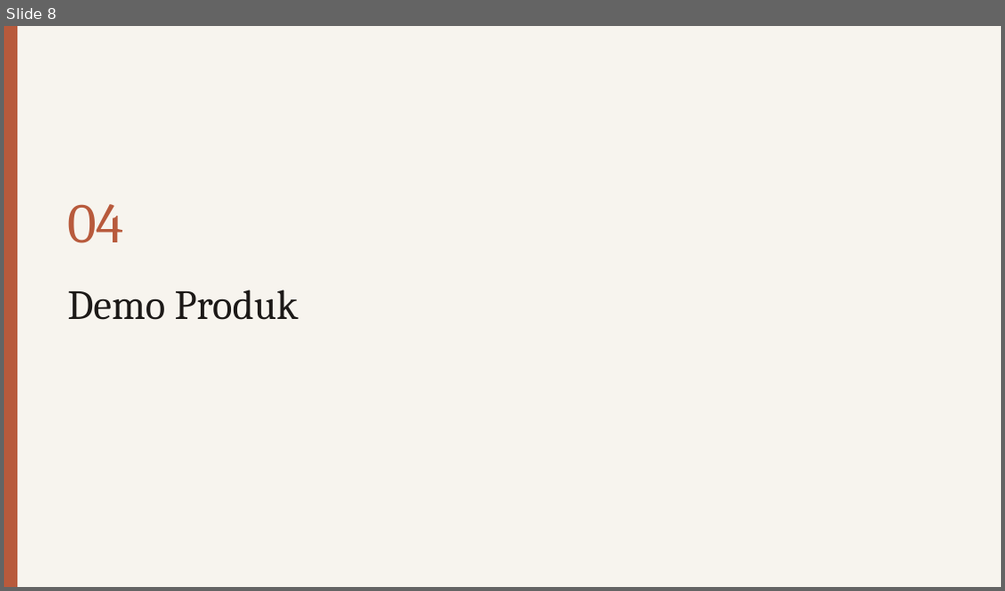
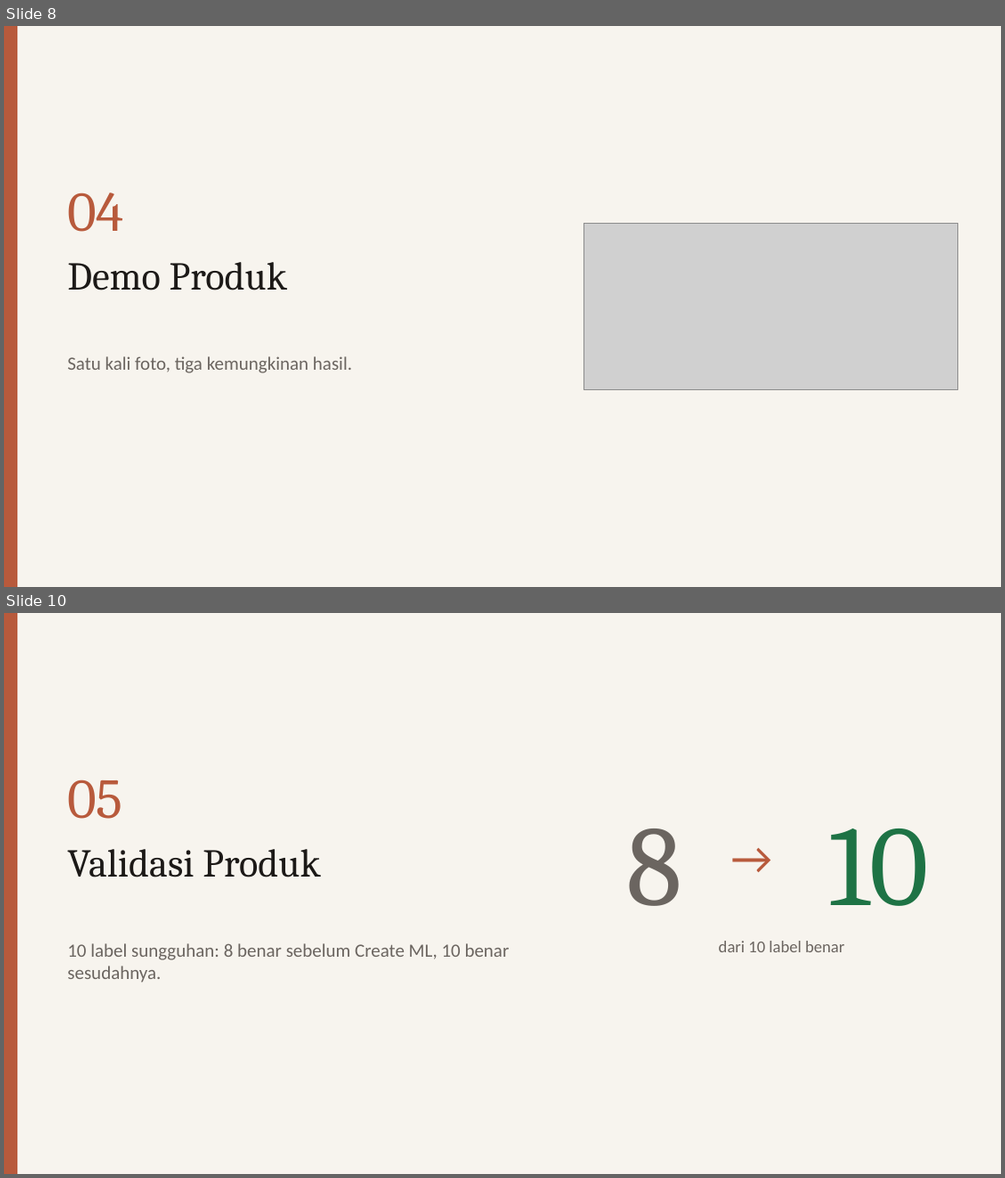
Before and after one commit to dendyramdhan/PantangMakan, a slide deck: presentasi/PantangMakan.pptx. Shown one above the other, each under a label of ours: slide 8 before the commit, slides 8 and 10 after it; the slides between them are not shown. The pictures are 1005x591 and 1005x1178 pixels, drawn with LibreOffice and Linux fonts; fonts in the diff are those of the drawing; grey boxes stand for pictures. Boxes give left, top, right and bottom in pixels: in the first picture for what was removed or moved away, otherwise in the second. Text is boxed around its words. In the diff, an @@ line names an element or a change of style, - is before the commit and + after.

Commit message:
Deck dirombak (visual, validasi 8→10, rencana uji kamera), README/BRIEF/naskah sesuai alur baru

```diff
--- a/presentasi/PantangMakan.pptx
+++ b/presentasi/PantangMakan.pptx
@@ slide 10 added at bbox=[4, 613, 1001, 1174], background #F7F4EE @@
@@ rectangle added at bbox=[4, 613, 17, 1174], fill #B85A3C @@
@@ text added at bbox=[67, 779, 122, 819], 54 pt, text #B85A3C @@
+05
@@ text added at bbox=[714, 819, 789, 893], 44 pt, text #B85A3C @@
+→
@@ text added at bbox=[67, 849, 320, 877], 38 pt, text #1C1917 @@
+Validasi Produk
@@ text added at bbox=[627, 828, 682, 906], 110 pt, text #6B6560 @@
+8
@@ text added at bbox=[828, 828, 929, 906], 110 pt, text #1E7345 @@
+10
@@ text added at bbox=[67, 943, 510, 982], 18 pt, text #6B6560 @@
+10 label sungguhan: 8 benar sebelum Create ML, 10 benar sesudahnya.
@@ text added at bbox=[719, 941, 844, 952], 16 pt, text #6B6560 @@
+dari 10 label benar
@@ slide 8 changed as well @@
@@ text "04": place and size @@
-text "04" at bbox=[67, 204, 124, 243]
+text "04" at bbox=[67, 192, 124, 232]
@@ picture added at bbox=[583, 224, 957, 389] @@
@@ text "Demo Produk": place and size @@
-text "Demo Produk" at bbox=[67, 289, 299, 320]
+text "Demo Produk" at bbox=[67, 262, 287, 290]
@@ text "Demo Produk" at bbox=[67, 262, 287, 290]: size 40 to 38 pt; vertical alignment middle to top @@
@@ text added at bbox=[67, 356, 352, 373], 18 pt, text #6B6560 @@
+Satu kali foto, tiga kemungkinan hasil.
```
Also in this commit, not shown: 9 other slides changed, 2 other slides added, 3 slides removed, 7 other files.
